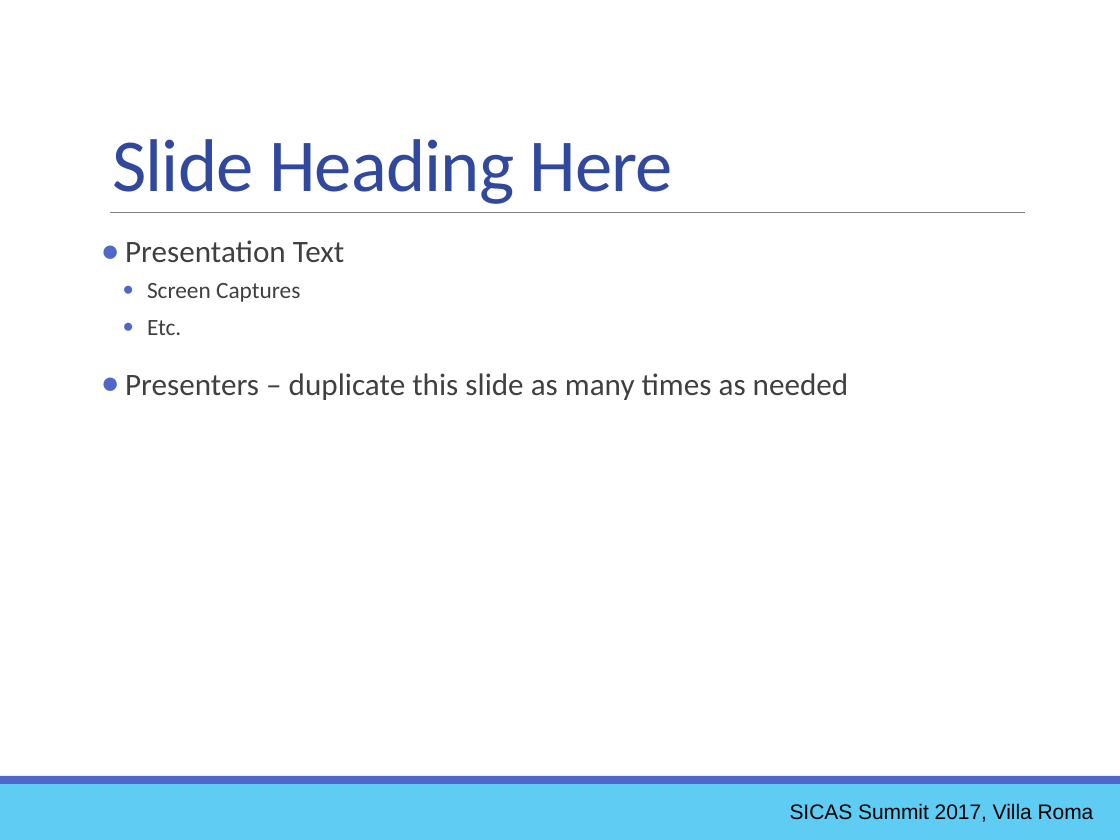
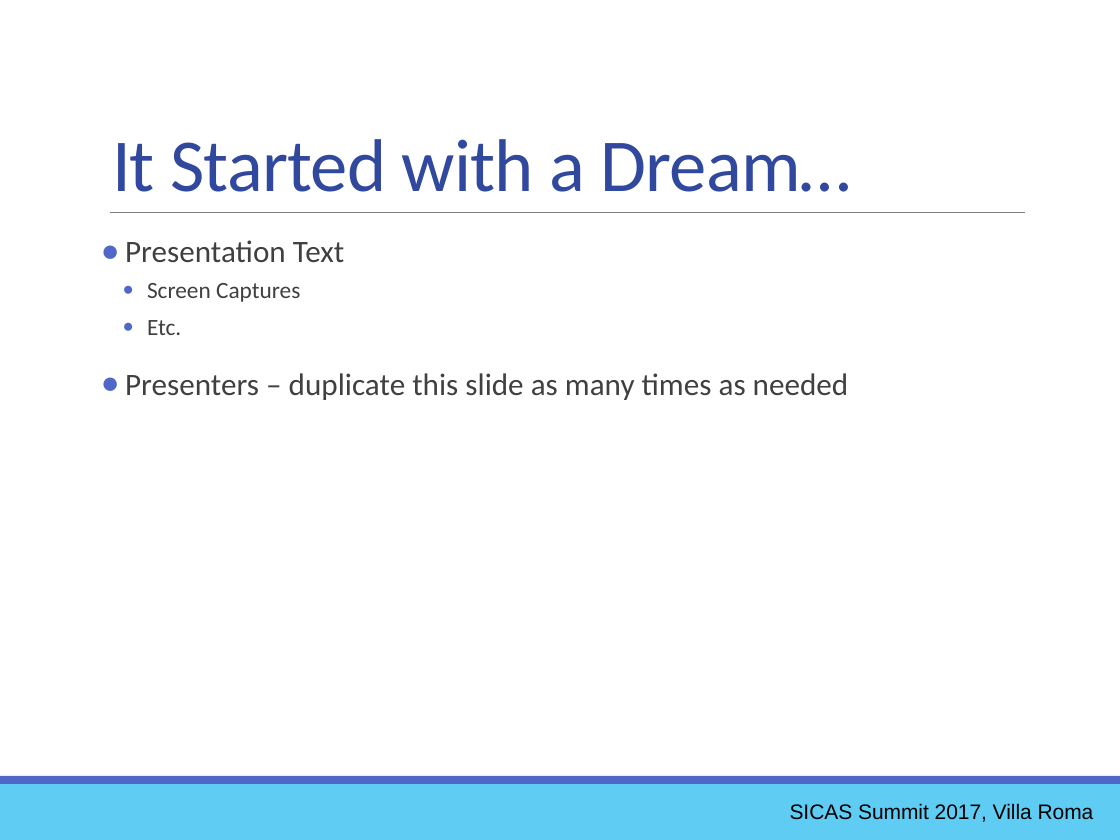
Before and after one commit to ewcole/simple_report, a slide deck: slide 6 of docs/SICAS_2017/Drop-InReportingWithGroovy.pptx. Drawn at 1120x840 pixels with LibreOffice and Linux fonts; fonts in the diff are those of the drawing. Boxes give left, top, right and bottom in pixels: in the first picture for what was removed or moved away, otherwise in the second. Text is boxed around its words. In the diff, an @@ line names an element or a change of style, - is before the commit and + after.

```diff
--- a/docs/SICAS_2017/Drop-InReportingWithGroovy.pptx
+++ b/docs/SICAS_2017/Drop-InReportingWithGroovy.pptx
@@ title at [112, 139, 851, 192]: text changed @@
-Slide Heading Here
+It Started with a Dream…
```
Also in this commit, not shown: 1 other slide changed, 1 other file.
